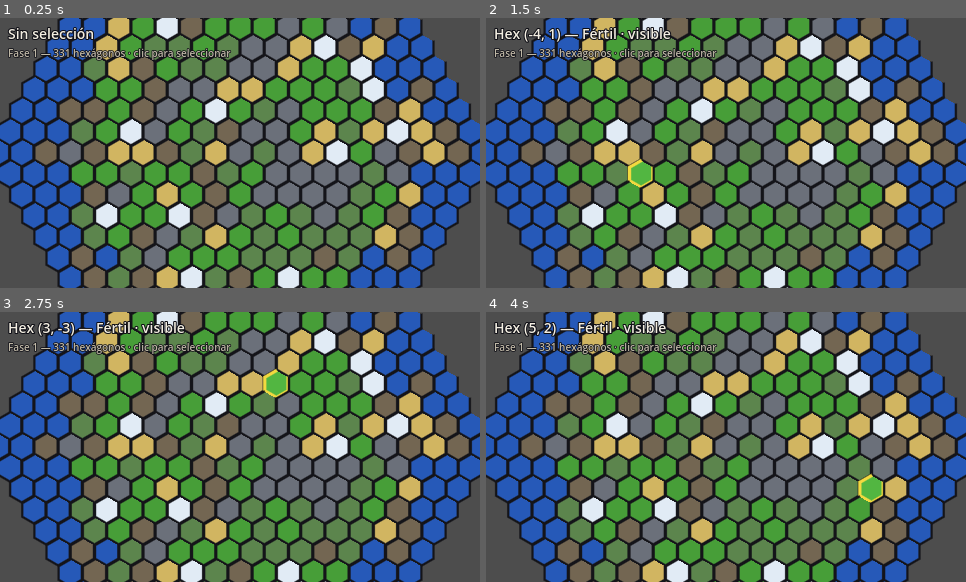
Above: before the commit, frames 1-4 (two rows, left to right).
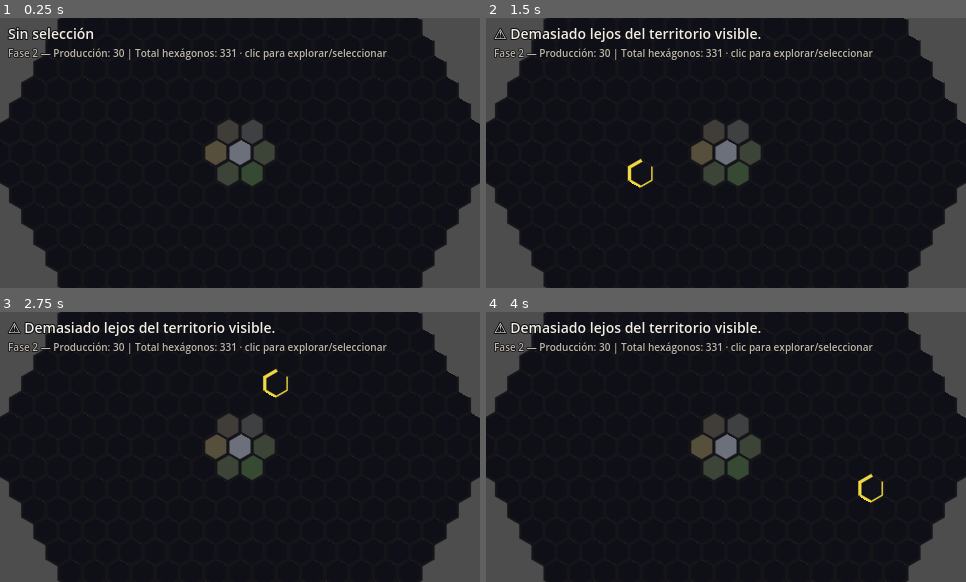
Above: after the commit, the same moments.

Repository: rcruz63/towns
Game: Godot game, scene res://scenes/main.tscn
The game is run twice, just before and just after one commit, with the same random seed, the same clock (stepped at 60 frames per second) and the same inputs.
Inputs (mouse positions are in pixels of both pictures, inside the frame that each line leads up to):
- Up to frame 1 (0.25 s): no input
- Up to frame 2 (1.5 s): tap Enter at 0.5 s; move the mouse to (831, 139) at 0.52 s; click (831, 139) at 0.67 s; tap Space at 1.25 s; move the mouse to (630, 166) at 1.27 s; click (630, 166) at 1.42 s
- Up to frame 3 (2.75 s): tap Enter at 2 s; move the mouse to (288, 387) at 2.02 s; click (288, 387) at 2.17 s
- Up to frame 4 (4 s): tap Space at 2.75 s; move the mouse to (702, 501) at 2.77 s; click (702, 501) at 2.92 s; tap Enter at 3.5 s; move the mouse to (870, 487) at 3.52 s; click (870, 487) at 3.67 s

The runs differ from the first frame. In frame 1, 73% of the frame differs, in the area x 0-100%, y 0-100%; in frame 2, 74%; in frame 3, 74%; in frame 4, 74%.

Commit message:
feat: Fase 2 Niebla y exploración

Diff:
--- a/game/scenes/main.gd
+++ b/game/scenes/main.gd
@@ -10,13 +10,45 @@
 	HexCell.FogState.VISIBLE: "visible"
 }
 
+## Presupuesto de producción para exploración de la sesión de juego.
+var _budget: ExplorationBudget
+
 
 func _ready() -> void:
+	_budget = ExplorationBudget.new(ExplorationBudget.STARTING_PRODUCTION)
+	_hex_map.budget = _budget
+
 	_hex_map.hex_selected.connect(_on_hex_selected)
-	_hint_label.text = "Fase 1 — %d hexágonos · clic para seleccionar" % _hex_map.get_cell_count()
+	_hex_map.explore_succeeded.connect(_on_explore_succeeded)
+	_hex_map.explore_failed.connect(_on_explore_failed)
+
+	_update_hud()
 	_info_label.text = "Sin selección"
+
+
+## Actualiza el HUD con la producción restante y datos del mapa.
+func _update_hud() -> void:
+	_hint_label.text = "Fase 2 — Producción: %d | Total hexágonos: %d · clic para explorar/seleccionar" % [
+		_budget.production,
+		_hex_map.get_cell_count()
+	]
 
 
 func _on_hex_selected(coords: Vector2i, _terrain_id: String, terrain_name: String, fog_state: int) -> void:
 	var fog_text = FOG_NAMES.get(fog_state, "desconocido")
-	_info_label.text = "Hex (%d, %d) — %s · %s" % [coords.x, coords.y, terrain_name, fog_text]
+	var map_data: HexMap = _hex_map.get_hex_map()
+
+	var cost_text := ""
+	if FogSystem.can_explore(map_data, coords):
+		var cost := FogSystem.exploration_cost(map_data, coords)
+		cost_text = " · Coste: %d" % cost
+
+	_info_label.text = "Hex (%d, %d) — %s · %s%s" % [coords.x, coords.y, terrain_name, fog_text, cost_text]
+
+
+func _on_explore_succeeded(_coords: Vector2i, _cost: int, _production_remaining: int) -> void:
+	_update_hud()
+
+
+func _on_explore_failed(reason: String) -> void:
+	_info_label.text = "⚠️ %s" % reason
--- a/game/scripts/map/hex_map_view.gd
+++ b/game/scripts/map/hex_map_view.gd
@@ -9,9 +9,22 @@
 ## [param fog_state] Estado de visibilidad actual.
 signal hex_selected(coords: Vector2i, terrain_id: String, terrain_name: String, fog_state: int)
 
+## Emitida cuando la exploración tiene éxito y se revela un hexágono.
+## [param coords] Coordenadas axiales exploradas.
+## [param cost] Coste de producción cobrado.
+## [param production_remaining] Producción restante del jugador.
+signal explore_succeeded(coords: Vector2i, cost: int, production_remaining: int)
+
+## Emitida cuando la exploración de un hexágono falla.
+## [param reason] Mensaje descriptivo del motivo del fallo.
+signal explore_failed(reason: String)
+
 @export var map_radius: int = 10
 @export var hex_size: float = 14.0
 @export var map_seed: int = 1234
+
+## Presupuesto de producción del jugador, inyectado externamente.
+var budget: ExplorationBudget
 
 var _hex_map: HexMap
 var _selected: Vector2i = Vector2i(9999, 9999)
@@ -24,9 +37,10 @@
 	queue_redraw()
 
 
-## Solicita al modelo que genere un nuevo mapa.
+## Solicita al modelo que genere un nuevo mapa e inicializa la niebla de guerra.
 func _generate_map() -> void:
 	_hex_map.generate(map_seed, map_radius)
+	FogSystem.initialize_after_generate(_hex_map)
 
 
 func _draw() -> void:
@@ -40,9 +54,18 @@
 		var cell := _hex_map.get_cell(coords)
 		var center := HexMath.axial_to_pixel(coords.x, coords.y, hex_size)
 
-		var fill := TerrainCatalog.get_color(cell.terrain_id)
+		var fill := Color.MAGENTA
 		var outline := TerrainCatalog.OUTLINE
 		var line_width := 1.0
+
+		match cell.fog_state:
+			HexCell.FogState.HIDDEN:
+				fill = Color(0.06, 0.06, 0.09)
+			HexCell.FogState.REVEALED:
+				var base_color := TerrainCatalog.get_color(cell.terrain_id)
+				fill = Color(base_color.r * 0.45, base_color.g * 0.45, base_color.b * 0.45, 0.5)
+			HexCell.FogState.VISIBLE:
+				fill = TerrainCatalog.get_color(cell.terrain_id)
 
 		if _has_selection and coords == _selected:
 			fill = fill * TerrainCatalog.SELECTED_TINT
@@ -69,20 +92,64 @@
 
 
 ## Intenta seleccionar la celda bajo la posición local del ratón.
+## Si la celda es explorable y se dispone de producción suficiente, se explora y revela.
+## En caso contrario, se selecciona el hexágono de forma normal para ver sus detalles o coste.
 func _try_select_at(local: Vector2) -> void:
 	var coords := HexMath.pixel_to_axial(local, hex_size)
 	if not _hex_map.has_cell(coords):
 		return
 
-	_selected = coords
-	_has_selection = true
-	queue_redraw()
+	var cell := _hex_map.get_cell(coords)
+	var is_explorable := FogSystem.can_explore(_hex_map, coords)
+	var cost := FogSystem.exploration_cost(_hex_map, coords)
 
-	var cell := _hex_map.get_cell(coords)
-	var terrain_name := TerrainCatalog.get_terrain_name(cell.terrain_id)
-	hex_selected.emit(coords, cell.terrain_id, terrain_name, cell.fog_state)
+	if is_explorable:
+		if budget and budget.can_afford(cost):
+			var success := FogSystem.try_explore(_hex_map, coords, budget)
+			if success:
+				_selected = coords
+				_has_selection = true
+				queue_redraw()
+
+				var terrain_name := TerrainCatalog.get_terrain_name(cell.terrain_id)
+				hex_selected.emit(coords, cell.terrain_id, terrain_name, cell.fog_state)
+				explore_succeeded.emit(coords, cost, budget.production)
+				return
+
+		# Si es frontera explorable pero no hay fondos
+		_selected = coords
+		_has_selection = true
+		queue_redraw()
+
+		var terrain_name := TerrainCatalog.get_terrain_name(cell.terrain_id)
+		var name_to_emit := terrain_name
+		if cell.fog_state == HexCell.FogState.HIDDEN:
+			name_to_emit = "?"
+
+		hex_selected.emit(coords, cell.terrain_id, name_to_emit, cell.fog_state)
+
+		var current_prod := budget.production if budget else 0
+		explore_failed.emit("Producción insuficiente (cuesta %d, tienes %d)." % [cost, current_prod])
+	else:
+		# Si no es explorable
+		_selected = coords
+		_has_selection = true
+		queue_redraw()
+
+		if cell.fog_state == HexCell.FogState.HIDDEN:
+			hex_selected.emit(coords, cell.terrain_id, "?", cell.fog_state)
+			explore_failed.emit("Demasiado lejos del territorio visible.")
+		else:
+			var terrain_name := TerrainCatalog.get_terrain_name(cell.terrain_id)
+			hex_selected.emit(coords, cell.terrain_id, terrain_name, cell.fog_state)
 
 
 ## Devuelve la cantidad de celdas en el mapa actual.
 func get_cell_count() -> int:
 	return _hex_map.get_cell_count() if _hex_map else 0
+
+
+## Devuelve la referencia al mapa de celdas del modelo.
+## [returns] El mapa HexMap.
+func get_hex_map() -> HexMap:
+	return _hex_map
--- /dev/null
+++ b/game/scripts/model/exploration_budget.gd
@@ -0,0 +1,33 @@
+## Gestiona el presupuesto de producción disponible para la exploración.
+## Mantiene el contador de recursos de producción y permite validar y aplicar gastos.
+class_name ExplorationBudget
+extends RefCounted
+
+## Producción inicial recomendada por defecto.
+const STARTING_PRODUCTION := 30
+
+## Puntos de producción actualmente acumulados.
+var production: int
+
+
+## Inicializa el presupuesto con una cantidad determinada de producción.
+## [param starting] Cantidad inicial de producción.
+func _init(starting: int = STARTING_PRODUCTION) -> void:
+	production = starting
+
+
+## Verifica si se puede costear un gasto específico.
+## [param cost] El coste que se desea verificar.
+## [returns] True si la producción actual es igual o mayor al coste, False en caso contrario.
+func can_afford(cost: int) -> bool:
+	return production >= cost
+
+
+## Consume la cantidad de producción indicada si es asequible.
+## [param cost] La cantidad de producción a restar.
+## [returns] True si se realizó el gasto con éxito, False si no se tenían fondos suficientes.
+func spend(cost: int) -> bool:
+	if can_afford(cost):
+		production -= cost
+		return true
+	return false
--- /dev/null
+++ b/game/scripts/systems/fog_system.gd
@@ -0,0 +1,112 @@
+## Sistema encargado de gestionar la niebla de guerra y las reglas de exploración.
+## Aplica costes, valida vecindarios y actualiza el estado de visibilidad de las celdas.
+class_name FogSystem
+extends RefCounted
+
+## Coste base fijo para explorar cualquier celda válida.
+const EXPLORE_BASE_COST := 2
+
+## Coste adicional por cada anillo de distancia desde el origen del mapa.
+const EXPLORE_COST_PER_RING := 1
+
+
+## Inicializa el estado de la niebla tras la generación del mapa.
+## Todas las celdas se ocultan (HIDDEN) excepto la celda de origen que pasa a ser visible (VISIBLE).
+## Tras esto, calcula las celdas reveladas (REVEALED) adyacentes al origen.
+## [param hex_map] Referencia al mapa que se va a inicializar.
+static func initialize_after_generate(hex_map: HexMap) -> void:
+	if not hex_map:
+		return
+
+	var coords_list := hex_map.get_all_coords()
+	for coords in coords_list:
+		var cell := hex_map.get_cell(coords)
+		if cell:
+			if coords == hex_map.origin:
+				cell.fog_state = HexCell.FogState.VISIBLE
+			else:
+				cell.fog_state = HexCell.FogState.HIDDEN
+
+	refresh_revealed(hex_map)
+
+
+## Actualiza el estado de las celdas ocultas (HIDDEN) que son adyacentes a celdas visibles (VISIBLE).
+## Estas celdas de frontera pasan a estar reveladas (REVEALED), permitiendo ver su silueta.
+## [param hex_map] Referencia al mapa para refrescar.
+static func refresh_revealed(hex_map: HexMap) -> void:
+	if not hex_map:
+		return
+
+	var coords_list := hex_map.get_all_coords()
+	for coords in coords_list:
+		var cell := hex_map.get_cell(coords)
+		if cell and cell.fog_state == HexCell.FogState.HIDDEN:
+			# Si tiene algún vecino visible, pasa a REVEALED
+			var neighbors := HexMath.axial_neighbors(coords)
+			for n_coords in neighbors:
+				var n_cell := hex_map.get_cell(n_coords)
+				if n_cell and n_cell.fog_state == HexCell.FogState.VISIBLE:
+					cell.fog_state = HexCell.FogState.REVEALED
+					break
+
+
+## Calcula el coste de producción necesario para explorar una celda.
+## El coste se compone de un coste base más un coste por cada anillo de distancia al origen.
+## [param hex_map] Referencia al mapa.
+## [param target] Coordenadas axiales de la celda objetivo.
+## [returns] El coste total calculado en puntos de producción.
+static func exploration_cost(hex_map: HexMap, target: Vector2i) -> int:
+	if not hex_map:
+		return 0
+	var distance := HexMath.axial_distance(target, hex_map.origin)
+	return EXPLORE_BASE_COST + EXPLORE_COST_PER_RING * distance
+
+
+## Verifica si una celda es elegible para ser explorada.
+## Para poder explorar una celda, esta debe estar en estado HIDDEN o REVEALED
+## y tener al menos un vecino axial que esté en estado VISIBLE.
+## [param hex_map] Referencia al mapa.
+## [param target] Coordenadas axiales de la celda a explorar.
+## [returns] True si cumple las condiciones para ser explorada, False en caso contrario.
+static func can_explore(hex_map: HexMap, target: Vector2i) -> bool:
+	if not hex_map:
+		return false
+	var cell := hex_map.get_cell(target)
+	if not cell:
+		return false
+
+	if cell.fog_state != HexCell.FogState.HIDDEN and cell.fog_state != HexCell.FogState.REVEALED:
+		return false
+
+	var neighbors := HexMath.axial_neighbors(target)
+	for n_coords in neighbors:
+		var n_cell := hex_map.get_cell(n_coords)
+		if n_cell and n_cell.fog_state == HexCell.FogState.VISIBLE:
+			return true
+
+	return false
+
+
+## Intenta realizar la exploración de una celda objetivo gastando del presupuesto disponible.
+## Si la celda es válida para explorar y el presupuesto es suficiente, se realiza el cobro,
+## se cambia su estado a VISIBLE, se refrescan las celdas reveladas y retorna True.
+## [param hex_map] Referencia al mapa.
+## [param target] Coordenadas axiales del objetivo.
+## [param budget] Presupuesto de producción del jugador.
+## [returns] True si la exploración tuvo éxito y se aplicaron los cambios; False de lo contrario.
+static func try_explore(hex_map: HexMap, target: Vector2i, budget: ExplorationBudget) -> bool:
+	if not hex_map or not budget:
+		return false
+
+	if not can_explore(hex_map, target):
+		return false
+
+	var cost := exploration_cost(hex_map, target)
+	if budget.spend(cost):
+		var cell := hex_map.get_cell(target)
+		if cell:
+			cell.fog_state = HexCell.FogState.VISIBLE
+			refresh_revealed(hex_map)
+			return true
+
+	return false
Not shown, added: game/scripts/model/exploration_budget.gd.uid
Not shown, added: game/scripts/systems/fog_system.gd.uid
Not shown, changed: docs/PLAN.md
Not shown, changed: docs/WORK_PACKAGES.md
Not shown, added: docs/evidencias/002-niebla-y-exploración-evidencia.md
Not shown, changed: docs/packages/001-hex-cell-y-generacion.md
Not shown, added: docs/packages/002-PROMPT-implementador.md
Not shown, added: docs/packages/002-niebla-y-exploracion.md
Not shown, changed: docs/packages/README.md
Not shown, changed: game/.gitignore
